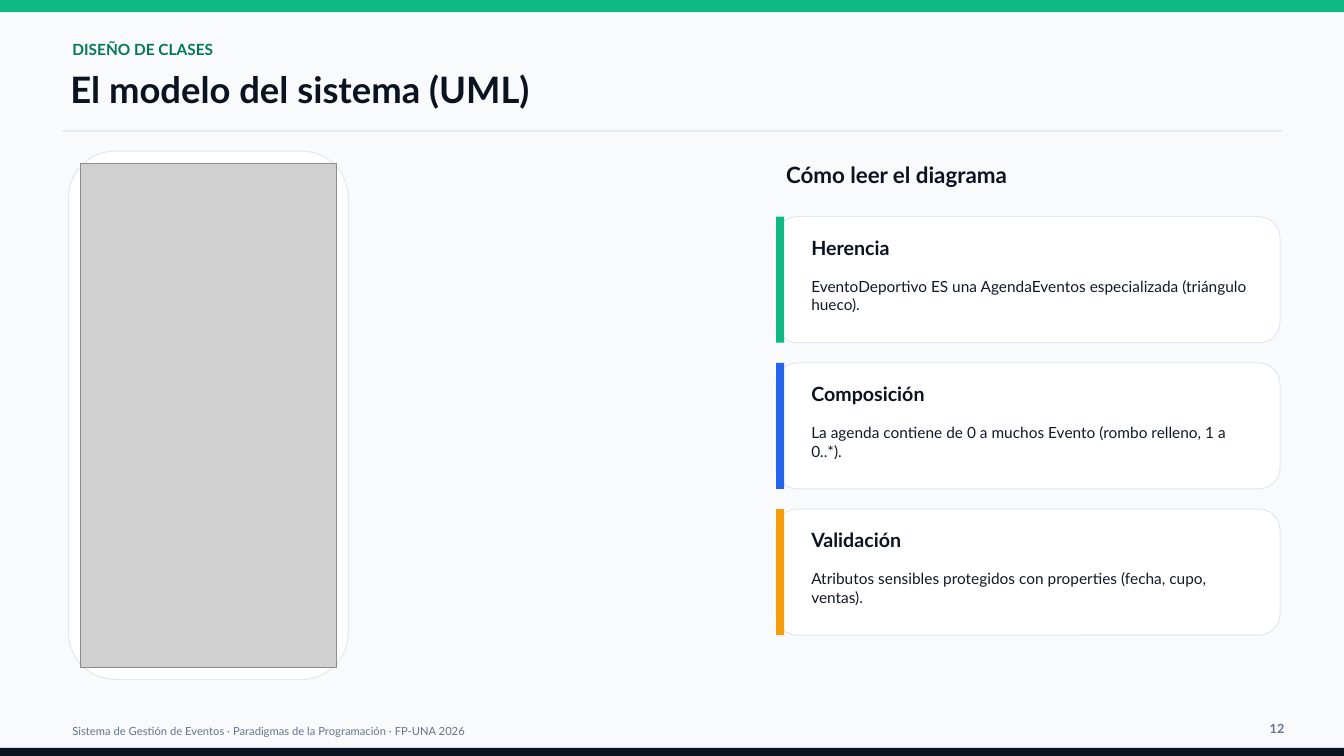
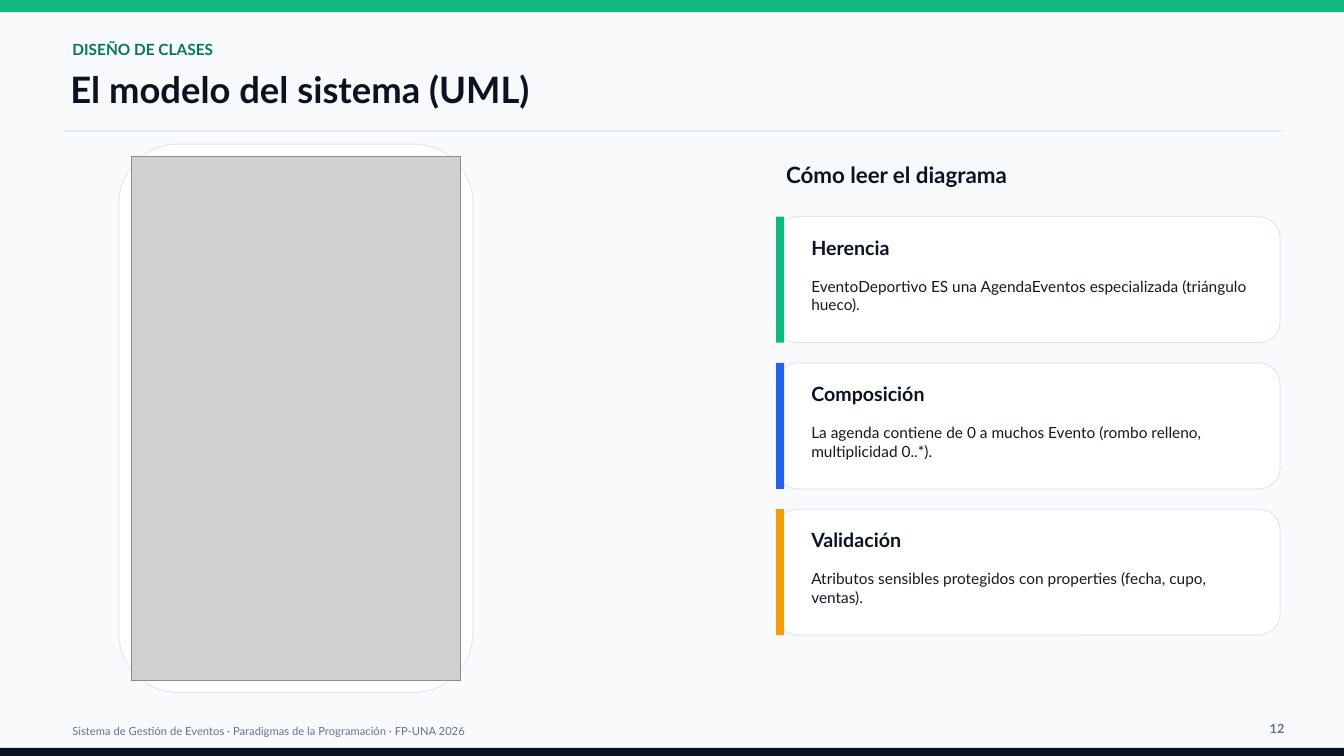
Before and after one commit to eliasss3990/paradigmas_final, a slide deck: slide 12 of docs/presentacion_G15.pptx. Drawn at 1344x756 pixels with LibreOffice and Linux fonts; fonts in the diff are those of the drawing; grey boxes stand for pictures. Boxes give left, top, right and bottom in pixels: in the first picture for what was removed or moved away, otherwise in the second. Text is boxed around its words. In the diff, an @@ line names an element or a change of style, - is before the commit and + after.

Commit message:
docs: actualiza el UML embebido en el PPT al nuevo diagrama profesional y ajusta la leyenda

```diff
--- a/docs/presentacion_G15.pptx
+++ b/docs/presentacion_G15.pptx
@@ rounded rectangle: place and size @@
-rounded rectangle at [69,151,349,680]
+rounded rectangle at [119,144,473,693]
@@ picture: place and size @@
-picture at [81,163,337,667]
+picture at [131,156,461,681]
@@ text at [811,426,1201,460]: text changed @@
-La agenda contiene de 0 a muchos Evento (rombo relleno, 1 a 0..*).
+La agenda contiene de 0 a muchos Evento (rombo relleno, multiplicidad 0..*).
```
